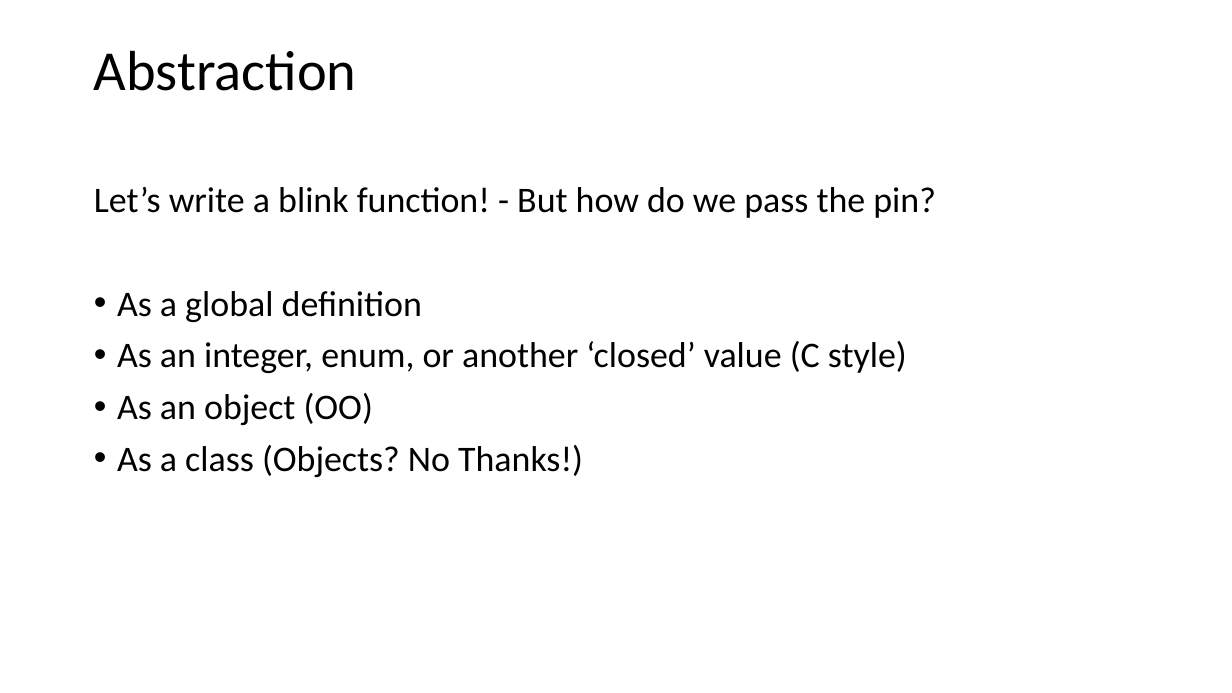
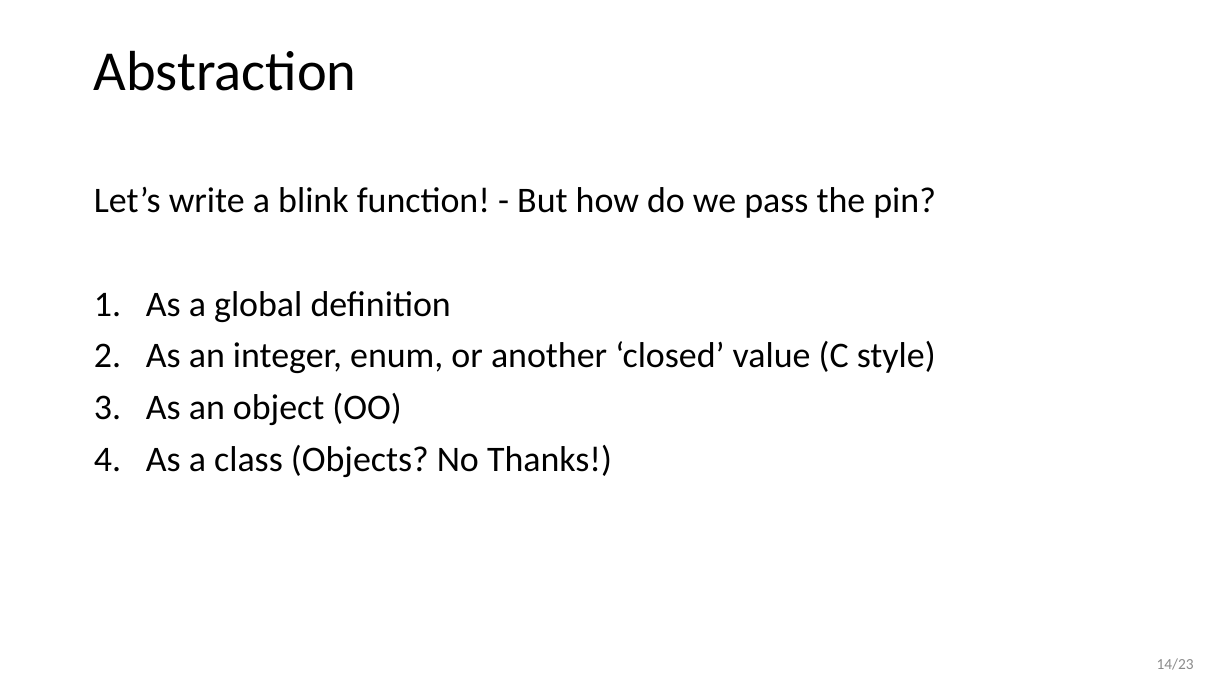
Before and after one commit to wovo/talk-gpio-abstractions, a slide deck: slide 14 of powerpoint/gpio-abstractions.pptx. Drawn at 1232x693 pixels with LibreOffice and Linux fonts; fonts in the diff are those of the drawing. Boxes give left, top, right and bottom in pixels: in the first picture for what was removed or moved away, otherwise in the second. Text is boxed around its words. In the diff, an @@ line names an element or a change of style, - is before the commit and + after.

```diff
--- a/powerpoint/gpio-abstractions.pptx
+++ b/powerpoint/gpio-abstractions.pptx
@@ text at box(146, 291, 936, 477): bullet • to 1. @@
@@ page number added at box(1157, 658, 1194, 670), 12 pt, text #8C8C8C @@
+14/23
```
Also in this commit, not shown: 22 other slides changed, 2 other files.
